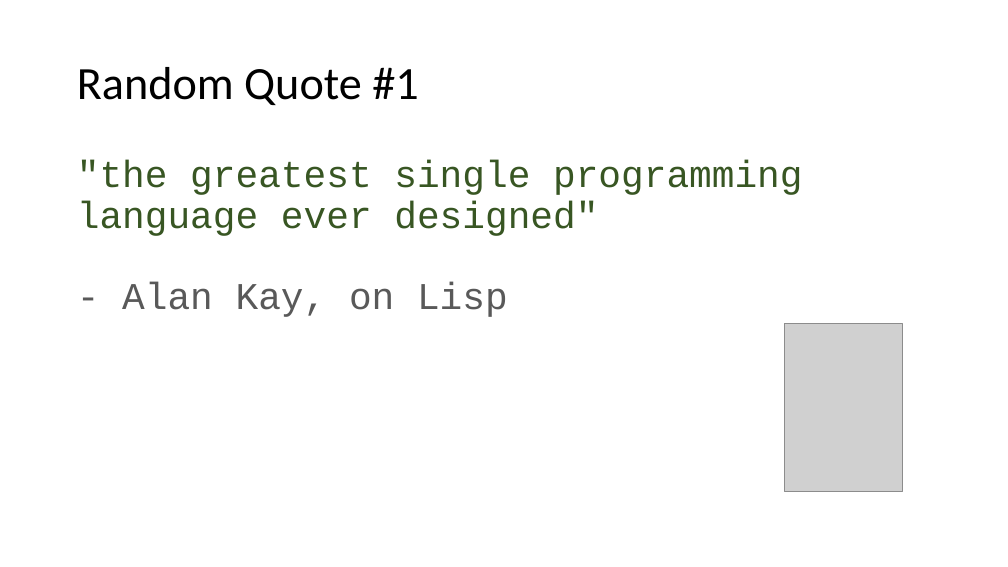
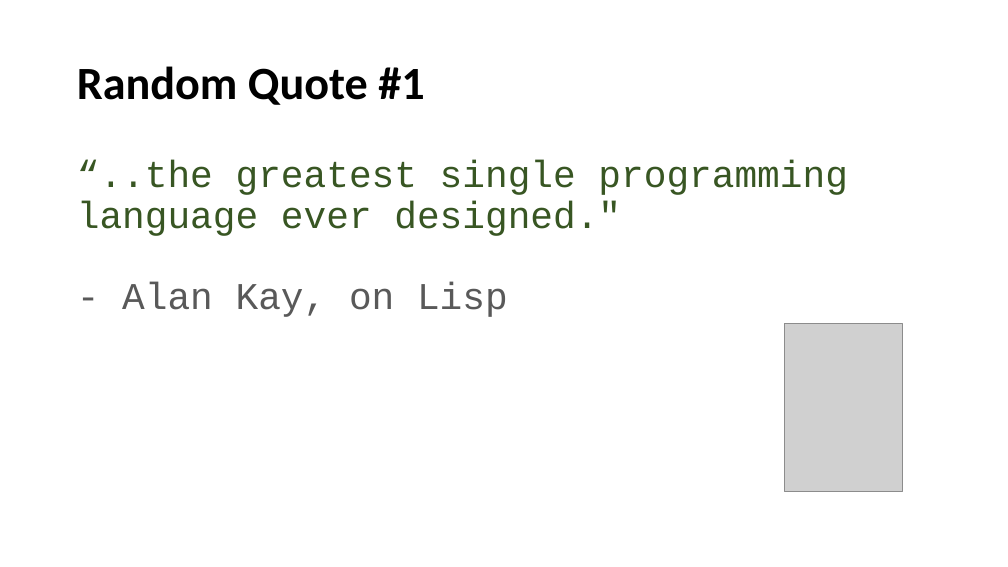
Before and after one commit to LeedsCodeDojo/TryScheme, a slide deck: slide 4 of Scheme Intro.pptx. Drawn at 1008x567 pixels with LibreOffice and Linux fonts; fonts in the diff are those of the drawing; grey boxes stand for pictures. Boxes give left, top, right and bottom in pixels: in the first picture for what was removed or moved away, otherwise in the second. Text is boxed around its words. In the diff, an @@ line names an element or a change of style, - is before the commit and + after.

```diff
--- a/Scheme Intro.pptx
+++ b/Scheme Intro.pptx
@@ title "Random Quote #1" at (77,66,424,105): bold on @@
@@ text at (77,160,847,317): text changed @@
-"the greatest single programming language ever designed"
-- Alan Kay, on Lisp
+“..the greatest single programming language ever designed."
+- Alan Kay, on Lisp
```
Also in this commit, not shown: 13 other slides changed, 6 slides added.
